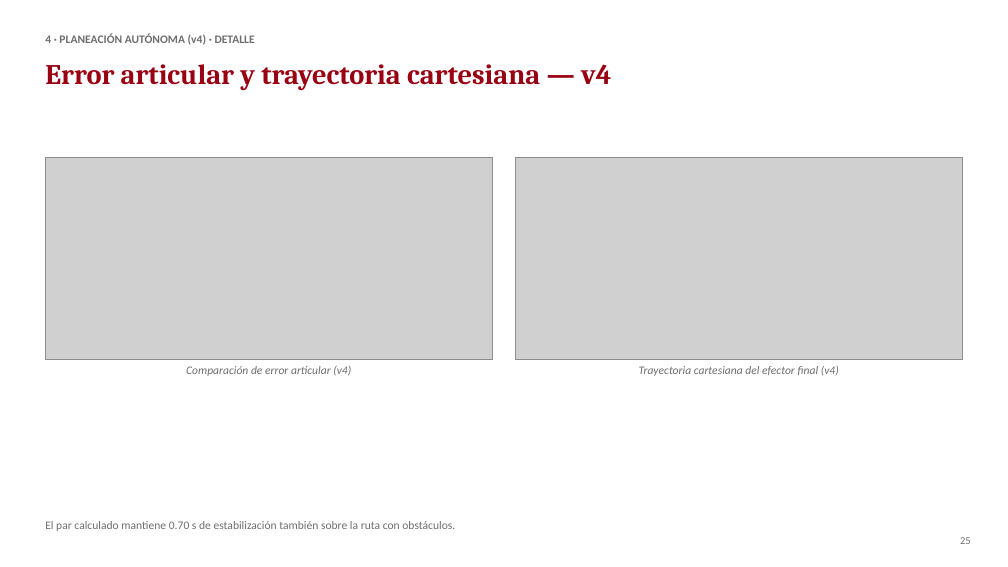
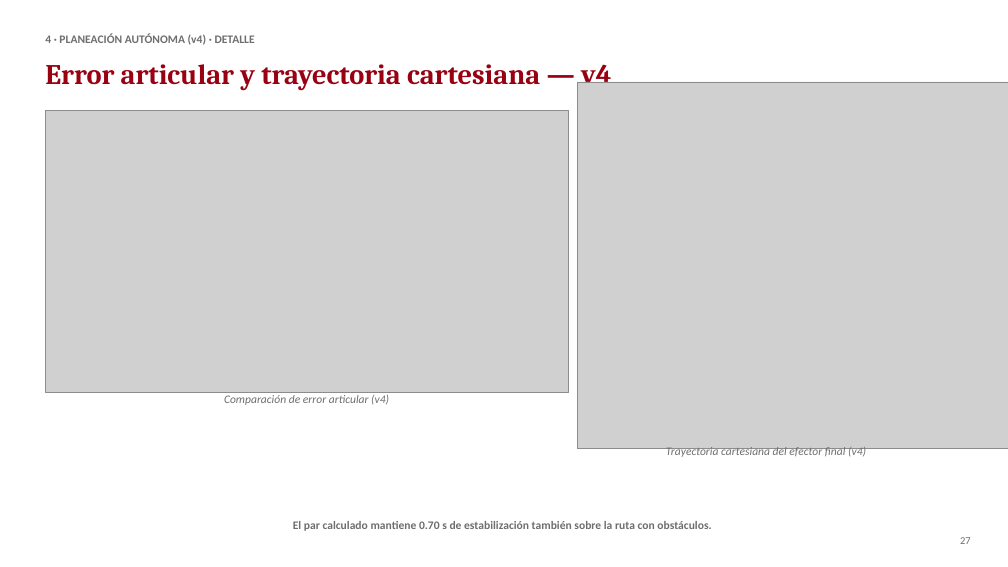
Before and after one commit to webconceptos/Robotica3GDL, a slide deck: slide 27 of 04_presentacion/PPT_Trabajo_Final_Robot_3GDL.pptx (slide 25 before the commit). Drawn at 1008x567 pixels with LibreOffice and Linux fonts; fonts in the diff are those of the drawing; grey boxes stand for pictures. Boxes give left, top, right and bottom in pixels: in the first picture for what was removed or moved away, otherwise in the second. Text is boxed around its words. In the diff, an @@ line names an element or a change of style, - is before the commit and + after.

```diff
--- a/04_presentacion/PPT_Trabajo_Final_Robot_3GDL.pptx
+++ b/04_presentacion/PPT_Trabajo_Final_Robot_3GDL.pptx
@@ picture: place and size @@
-picture at box(516, 157, 963, 359)
+picture at box(578, 82, 1008, 448)
@@ picture: place and size @@
-picture at box(45, 157, 493, 359)
+picture at box(45, 110, 569, 392)
@@ text "Comparación de error articular (v4)": place and size @@
-text "Comparación de error articular (v4)" at box(186, 366, 351, 376)
+text "Comparación de error articular (v4)" at box(224, 395, 389, 405)
@@ text "Trayectoria cartesiana del efector final ...": place and size @@
-text "Trayectoria cartesiana del efector final ..." at box(639, 366, 839, 376)
+text "Trayectoria cartesiana del efector final ..." at box(666, 447, 866, 458)
@@ text "El par calculado mantiene 0.70 ..." at box(293, 521, 711, 531): bold on; alignment left to centre @@
```
Also in this commit, not shown: 24 other slides changed, 3 slides added, 1 other file.
